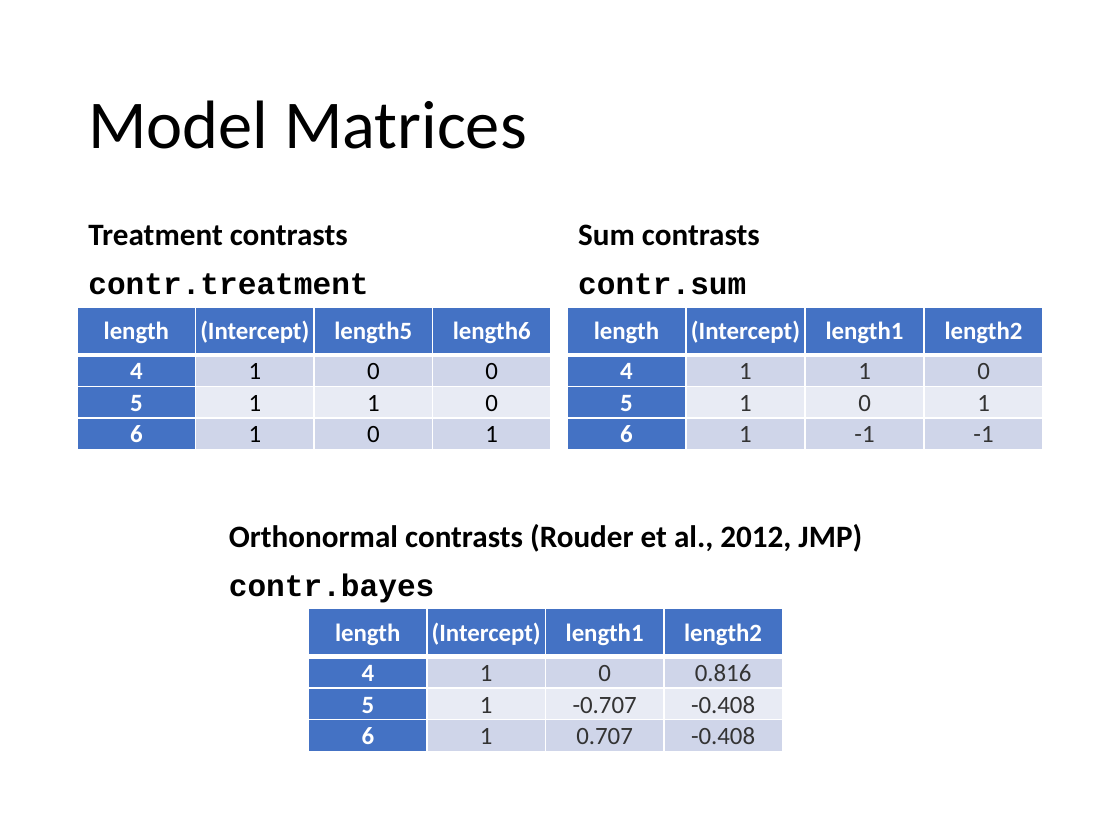
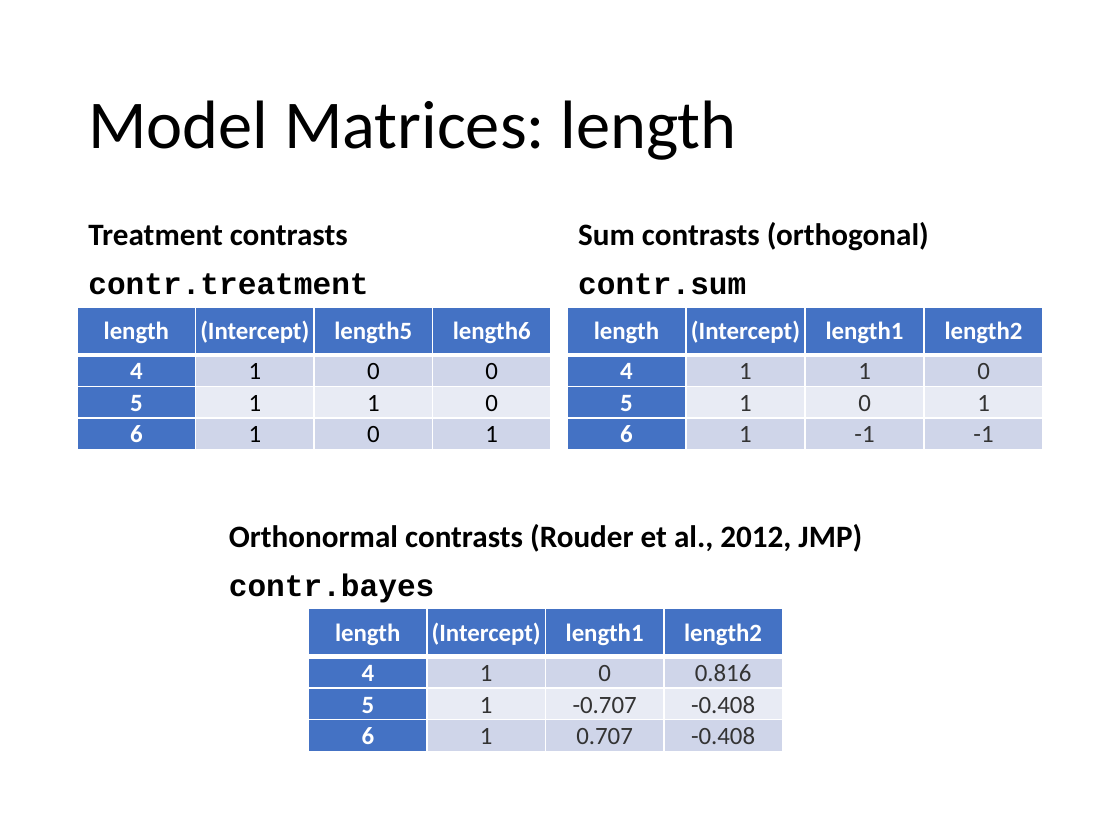
Before and after one commit to bayesstuff/stanova, a slide deck: slide 13 of development/MathPsych2020-stanova.pptx (slide 8 before the commit). Drawn at 1120x840 pixels with LibreOffice and Linux fonts; fonts in the diff are those of the drawing. Boxes give left, top, right and bottom in pixels: in the first picture for what was removed or moved away, otherwise in the second. Text is boxed around its words. In the diff, an @@ line names an element or a change of style, - is before the commit and + after.

```diff
--- a/development/MathPsych2020-stanova.pptx
+++ b/development/MathPsych2020-stanova.pptx
@@ title at box(88, 100, 736, 160): text changed @@
-Model Matrices
+Model Matrices: length
@@ text at box(578, 222, 929, 251): text changed @@
-Sum contrasts
+Sum contrasts (orthogonal)
```
Also in this commit, not shown: 1 other slide changed, 7 slides added, 1 other file.
